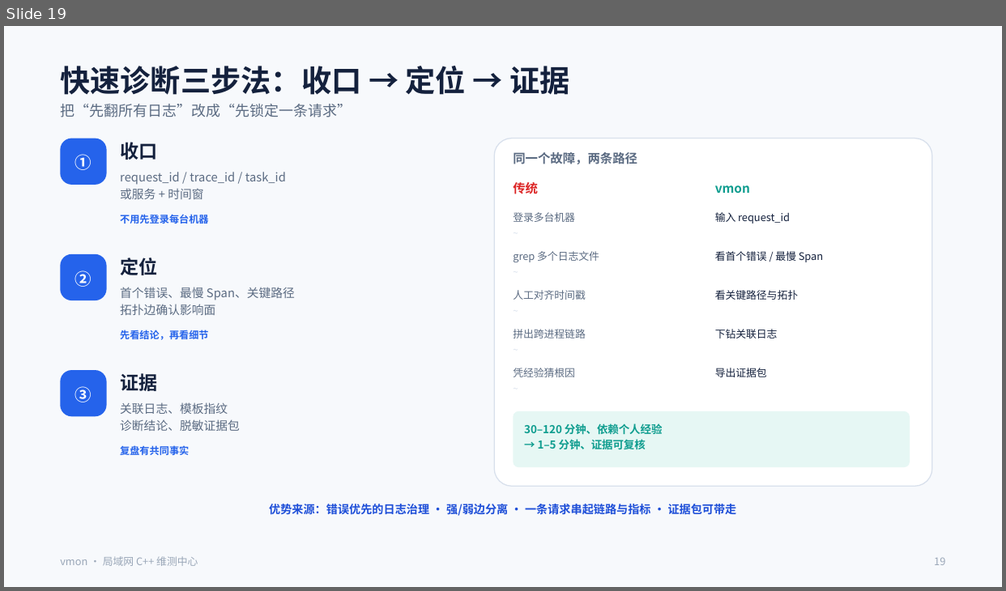
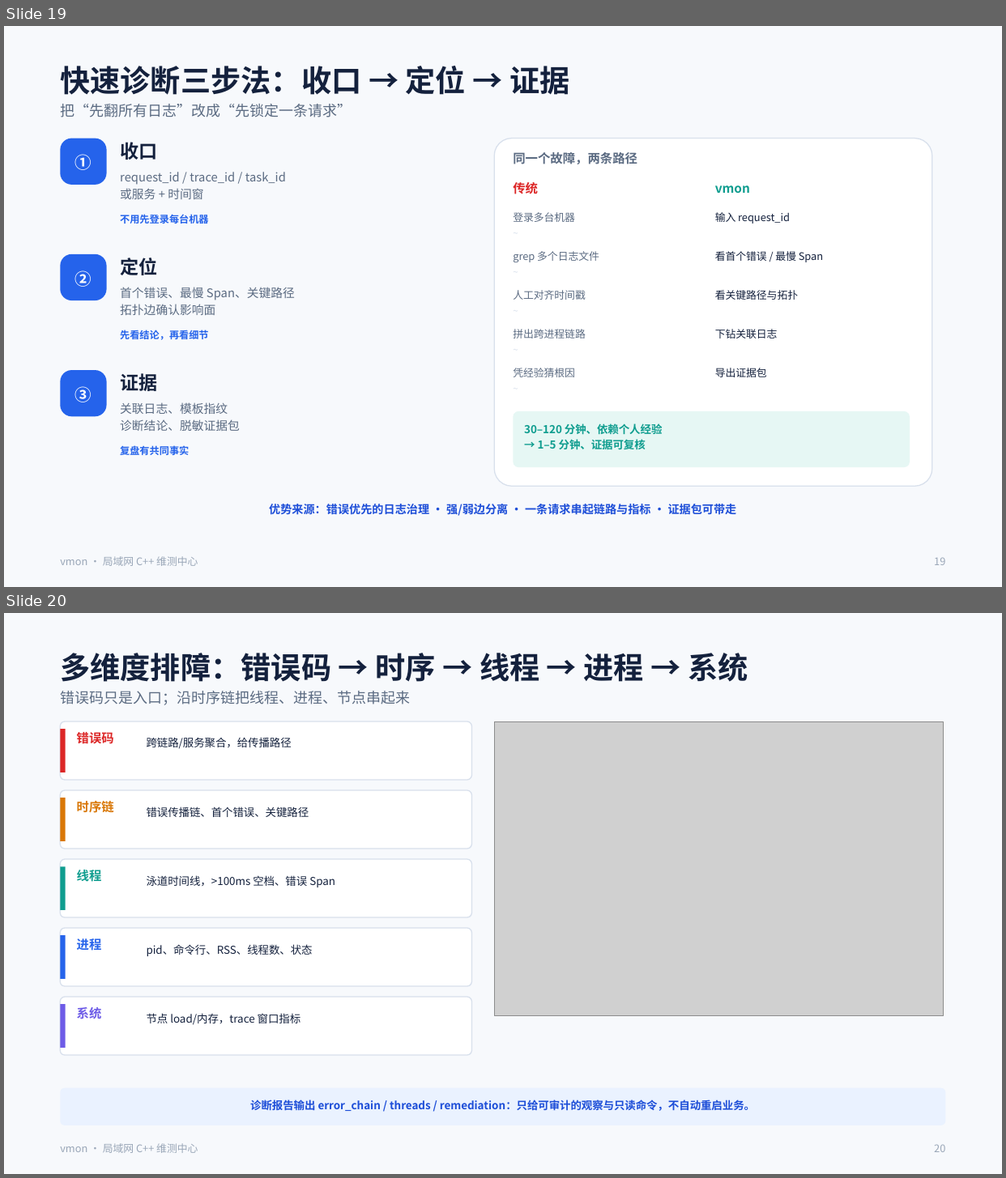
Before and after one commit to git163/CplusTrace, a slide deck: docs/presentation/vmon-intro.pptx. Shown one above the other, each under a label of ours: slide 19 before the commit, slides 19 and 20 after it. The pictures are 1006x591 and 1006x1178 pixels, drawn with LibreOffice and Linux fonts; fonts in the diff are those of the drawing; grey boxes stand for pictures. Boxes give left, top, right and bottom in pixels: in the first picture for what was removed or moved away, otherwise in the second. Text is boxed around its words. In the diff, an @@ line names an element or a change of style, - is before the commit and + after.

Commit message:
增强多维度排障：错误码跨链路、错误传播链、线程/进程/系统与恢复建议
- 新增 /api/error-codes：同一错误码跨 trace/服务聚合、示例传播路径
- trace 详情增加 error_chain、线程泳道时间线、进程/节点/trace 窗口指标
- 诊断报告增加 threads/error_chain/remediation，多线程/长空档自动提示
- 新增只读 /api/control/dump-stacks，用于抓全线程栈
- Web 新增错误码视图，调用链支持 error_code 过滤；17 个视图
- E2E 覆盖错误码聚合与三维上下文；151 个测试 / 22 类 E2E
- 用户手册、竞品对照、模块设计、PPT（26 页）同步

```diff
--- a/docs/presentation/vmon-intro.pptx
+++ b/docs/presentation/vmon-intro.pptx
@@ slide 20 added at box(4, 613, 1002, 1174), background #F7F9FC @@
@@ text added at box(60, 653, 748, 682), 29 pt, text #14213D, bold @@
+多维度排障：错误码 → 时序 → 线程 → 进程 → 系统
@@ text added at box(60, 691, 410, 705), 14 pt, text #5B6B82 @@
+错误码只是入口；沿时序链把线程、进程、节点串起来
@@ rounded rectangle added at box(60, 722, 472, 780), fill #FFFFFF, outline #D8E0EC 1 pt @@
@@ rectangle added at box(60, 729, 66, 773), fill #DC2626 @@
@@ text added at box(77, 730, 114, 747), 12 pt, text #DC2626, bold @@
+错误码
@@ picture added at box(494, 722, 944, 1016) @@
@@ text added at box(147, 737, 292, 749), 10.5 pt, text #14213D @@
+跨链路/服务聚合，给传播路径
@@ rounded rectangle added at box(60, 790, 472, 849), fill #FFFFFF, outline #D8E0EC 1 pt @@
@@ rectangle added at box(60, 798, 66, 841), fill #D97706 @@
@@ text added at box(77, 801, 114, 813), 12 pt, text #D97706, bold @@
+时序链
@@ text added at box(147, 807, 309, 817), 10.5 pt, text #14213D @@
+错误传播链、首个错误、关键路径
@@ rounded rectangle added at box(60, 859, 472, 918), fill #FFFFFF, outline #D8E0EC 1 pt @@
@@ rectangle added at box(60, 867, 66, 910), fill #0F9D8F @@
@@ text added at box(77, 870, 102, 882), 12 pt, text #0F9D8F, bold @@
+线程
@@ text added at box(147, 875, 335, 888), 10.5 pt, text #14213D @@
+泳道时间线，>100ms 空档、错误 Span
@@ rounded rectangle added at box(60, 928, 472, 986), fill #FFFFFF, outline #D8E0EC 1 pt @@
@@ rectangle added at box(60, 935, 66, 979), fill #2563EB @@
@@ text added at box(77, 939, 102, 951), 12 pt, text #2563EB, bold @@
+进程
@@ text added at box(147, 944, 313, 956), 10.5 pt, text #14213D @@
+pid、命令行、RSS、线程数、状态
@@ rounded rectangle added at box(60, 997, 472, 1055), fill #FFFFFF, outline #D8E0EC 1 pt @@
@@ rectangle added at box(60, 1004, 66, 1048), fill #6D5BE7 @@
@@ text added at box(77, 1007, 102, 1019), 12 pt, text #6D5BE7, bold @@
+系统
@@ text added at box(147, 1013, 301, 1025), 10.5 pt, text #14213D @@
+节点 load/内存，trace 窗口指标
@@ rounded rectangle added at box(60, 1088, 946, 1126), fill #EAF2FF @@
@@ text added at box(250, 1100, 755, 1111), 10.5 pt, text #1D4ED8, bold @@
+诊断报告输出 error_chain / threads / remediation：只给可审计的观察与只读命令，不自动重启业务。
@@ text added at box(60, 1144, 198, 1153), 10 pt, text #9AA7B8 @@
+vmon · 局域网 C++ 维测中心
@@ text added at box(934, 1144, 945, 1152), 10 pt, text #9AA7B8 @@
+20
```
Also in this commit, not shown: 7 slides changed, 27 other files.
